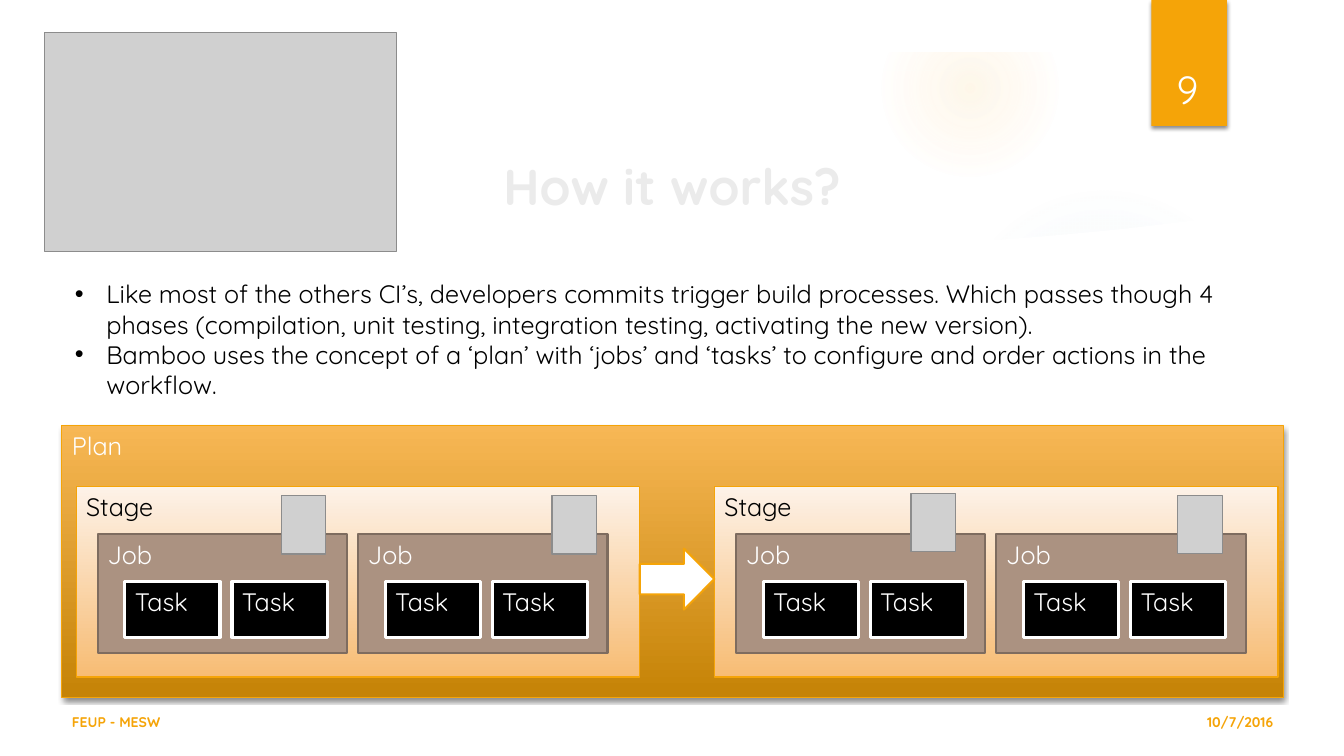
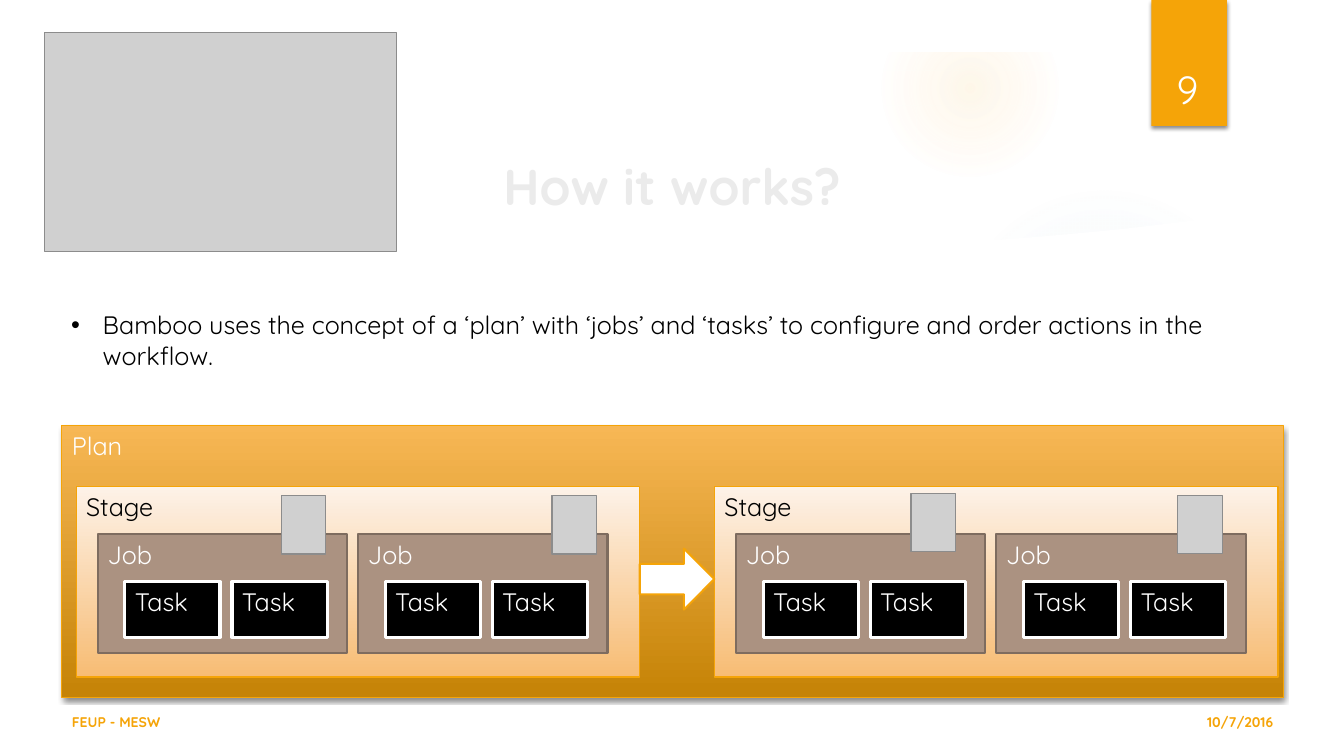
Before and after one commit to LESTeamC/CONTINUOUS_INTEGRATION, a slide deck: slide 9 of CI_TEAMC_barbosa.pptx. Drawn at 1344x756 pixels with LibreOffice and Linux fonts; fonts in the diff are those of the drawing; grey boxes stand for pictures; background and template pictures are left out. Boxes give left, top, right and bottom in pixels: in the first picture for what was removed or moved away, otherwise in the second. Text is boxed around its words. In the diff, an @@ line names an element or a change of style, - is before the commit and + after.

```diff
--- a/CI_TEAMC_barbosa.pptx
+++ b/CI_TEAMC_barbosa.pptx
@@ text at [106, 284, 1213, 339]: paragraph removed @@
-• Like most of the others CI’s, developers commits trigger build processes. Which passes though 4 phases (compilation, unit testing, integration testing, activating the new version).
@@ text "Bamboo uses the concept of ...": place and size @@
-text "Bamboo uses the concept of ..." at [106, 284, 1213, 395]
+text "Bamboo uses the concept of ..." at [103, 315, 1202, 366]
```
Also in this commit, not shown: 3 other slides changed, 1 other file.
